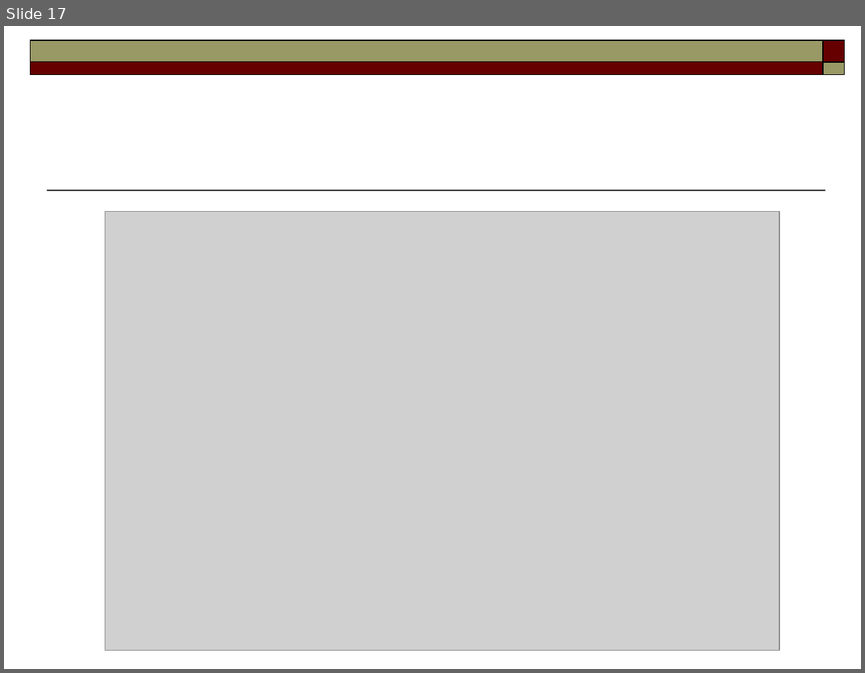
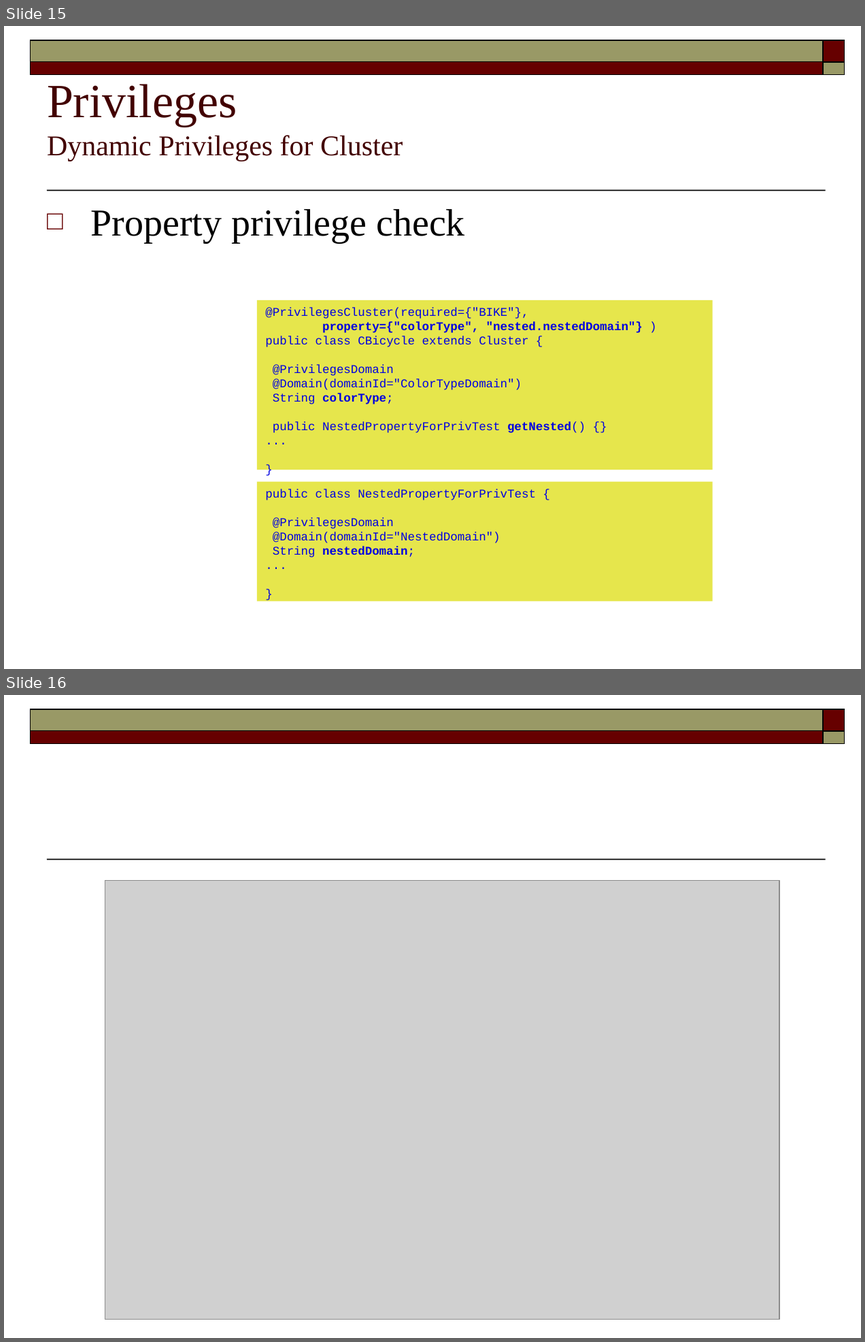
Before and after one commit to FaKod/JDBCluster, a slide deck: JDBCluster/Doc/MetaPersistence.odp. Shown one above the other, each under a label of ours: slide 17 before the commit, slides 15 and 16 after it. The pictures are 865x673 and 865x1342 pixels, drawn with LibreOffice and Linux fonts; fonts in the diff are those of the drawing; grey boxes stand for pictures. Boxes give left, top, right and bottom in pixels: in the first picture for what was removed or moved away, otherwise in the second. Text is boxed around its words. In the diff, an @@ line names an element or a change of style, - is before the commit and + after.

```diff
--- a/JDBCluster/Doc/MetaPersistence.odp
+++ b/JDBCluster/Doc/MetaPersistence.odp
@@ slide 15 added at (x1=4, y1=26, x2=861, y2=669), background #FFFFFF; not listed: 5 template elements that a slide beside it also shows @@
@@ title added at (x1=47, y1=84, x2=402, y2=161), 24 pt, text #420000 @@
+Privileges
+Dynamic Privileges for Cluster
@@ text added at (x1=91, y1=209, x2=465, y2=242), 32 pt, text #000000 @@
+□ Property privilege check
@@ rectangle added at (x1=257, y1=300, x2=712, y2=470), fill #E6E64C, 10 pt, text #0000E1 @@
+@PrivilegesCluster(required={"BIKE"},
+property={"colorType", "nested.nestedDomain"} )
+public class CBicycle extends Cluster {
+@PrivilegesDomain
+@Domain(domainId="ColorTypeDomain")
+String colorType;
+public NestedPropertyForPrivTest getNested() {}
+...
+}
@@ rectangle added at (x1=257, y1=481, x2=712, y2=601), fill #E6E64C, 10 pt, text #0000E1 @@
+public class NestedPropertyForPrivTest {
+@PrivilegesDomain
+@Domain(domainId="NestedDomain")
+String nestedDomain;
+...
+}
@@ what was slide 17 is now slide 16 @@
```
Also in this commit, not shown: 2 slides changed, 3 other slides added, 5 slides removed.
